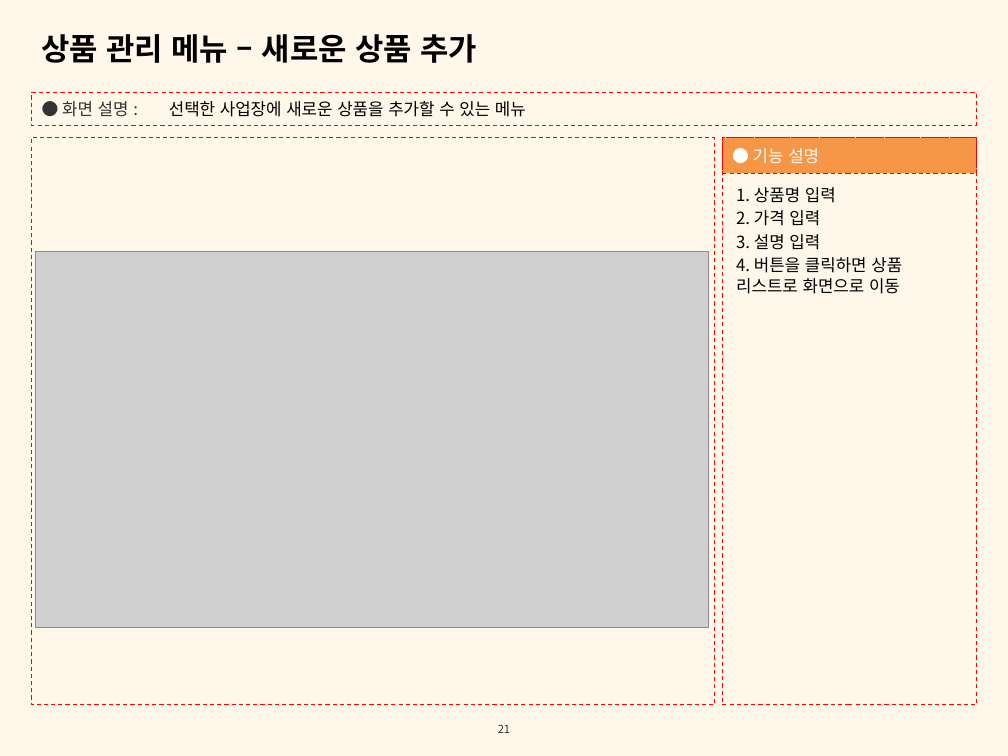
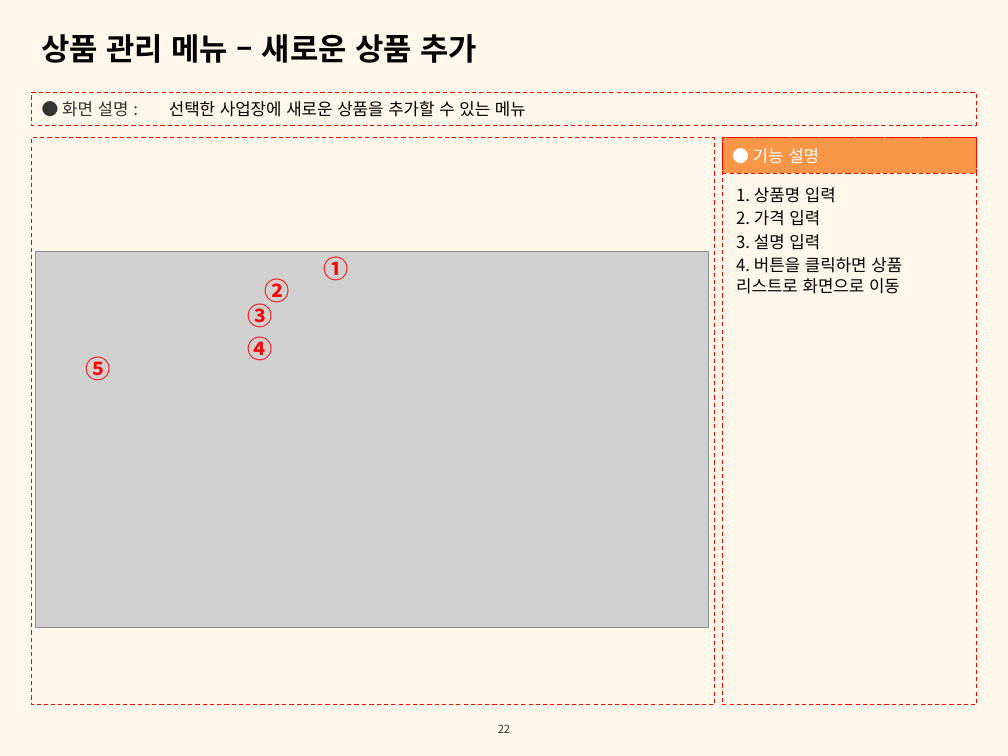
Before and after one commit to beyond-sw-camp/be01-2nd-2Team-PrivateStay, a slide deck: slide 22 of Documents/0_PrivateStay_발표.pptx (slide 21 before the commit). Drawn at 1008x756 pixels with LibreOffice and Linux fonts; fonts in the diff are those of the drawing; grey boxes stand for pictures; background and template pictures are left out. Boxes give left, top, right and bottom in pixels: in the first picture for what was removed or moved away, otherwise in the second. Text is boxed around its words. In the diff, an @@ line names an element or a change of style, - is before the commit and + after.

```diff
--- a/Documents/0_PrivateStay_발표.pptx
+++ b/Documents/0_PrivateStay_발표.pptx
@@ text added at bbox=[323, 256, 348, 281], 18 pt, text #FF0000, bold @@
+①
@@ text added at bbox=[265, 278, 290, 306], 18 pt, text #FF0000, bold @@
+②
@@ text added at bbox=[247, 300, 272, 328], 18 pt, text #FF0000, bold @@
+③
@@ text added at bbox=[86, 356, 111, 381], 18 pt, text #FF0000, bold @@
+⑤
@@ text added at bbox=[247, 336, 272, 361], 18 pt, text #FF0000, bold @@
+④
@@ page number at bbox=[498, 724, 510, 733]: text changed @@
-21
+22
```
Also in this commit, not shown: 24 other slides changed, 2 slides added.
